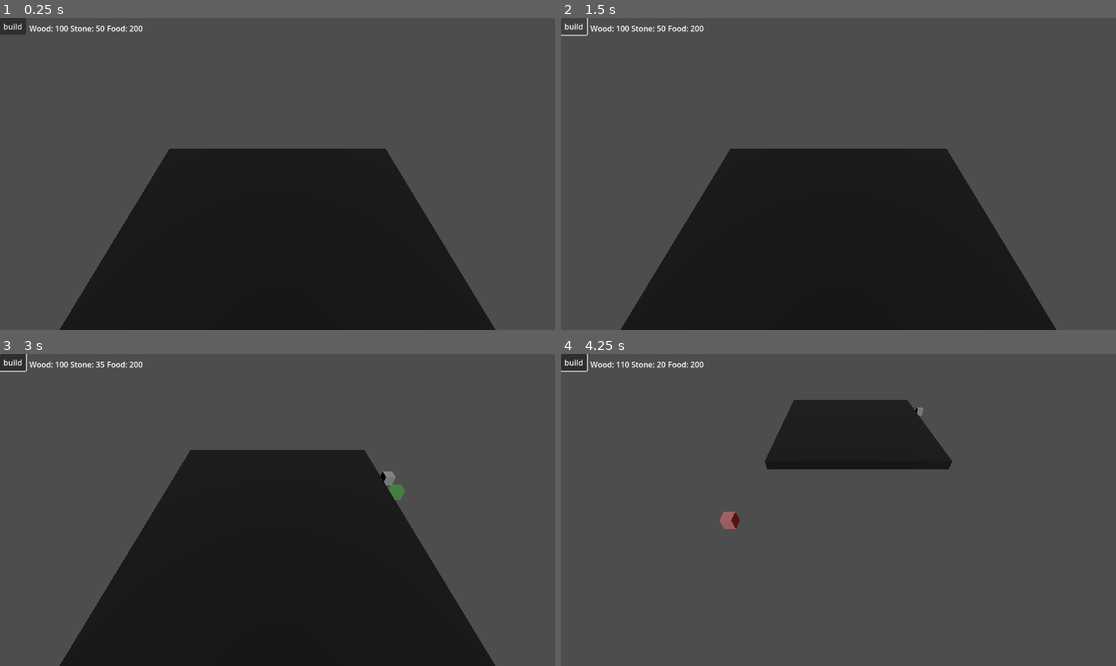
Above: before the commit, frames 1-4 (two rows, left to right).
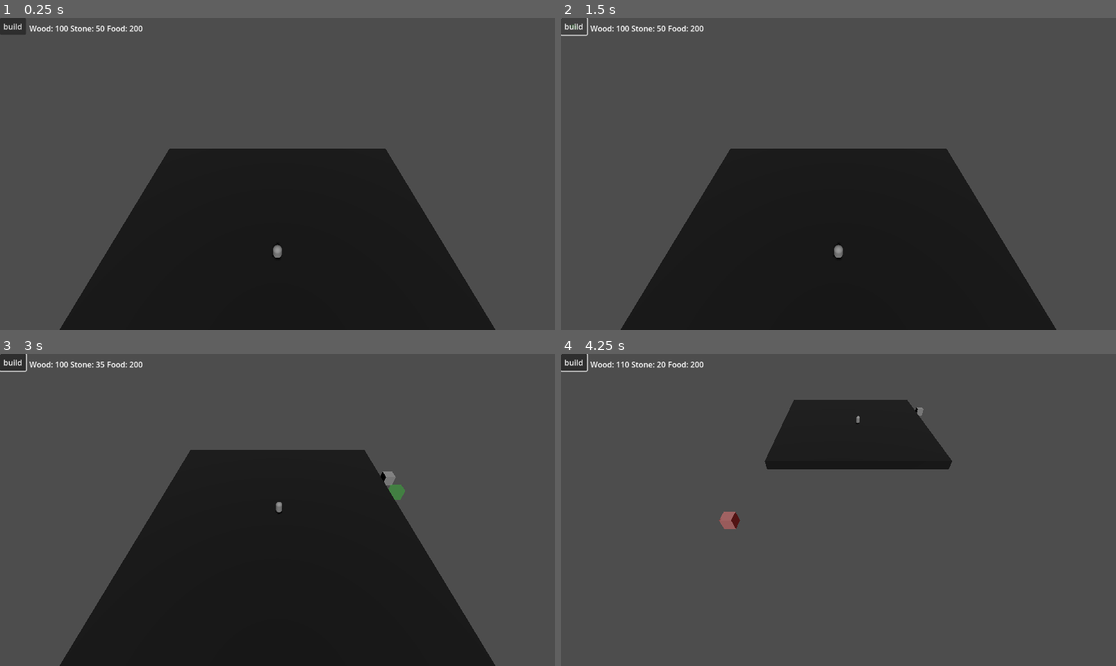
Above: after the commit, the same moments.

Repository: Erpurr/Settlers
Game: Godot game, scene res://scenes/Main.tscn
The game is run twice, just before and just after one commit, with the same random seed, the same clock (stepped at 60 frames per second) and the same inputs.
Inputs (mouse positions are in pixels of both pictures, inside the frame that each line leads up to):
- Up to frame 1 (0.25 s): no input
- Up to frame 2 (1.5 s): click "build" at 0.5 s; click "build" at 1.25 s
- Up to frame 3 (3 s): click "build" at 2 s; tap Enter (ui_accept) at 2.75 s; move the mouse to (399, 494) at 2.77 s; hold S (camera_down) from 2.78 s (still down); click (399, 494) at 2.92 s
- Up to frame 4 (4.25 s): tap Enter (ui_accept) at 3.02, 3.77 s; move the mouse to (727, 525) at 3.52 s; release S (camera_down) at 3.53 s; tap A (camera_left) at 3.6 s; click (727, 525) at 3.67 s

The runs differ from the first frame. In frame 1, less than 0.1% of the frame differs, in the area x 49-51%, y 72-77%; in frame 2, less than 0.1%; in frame 3, less than 0.1%; in frame 4, less than 0.1%.

Commit message:
Worker kominn og task system
Worker kominn og tilbúinn

Task system ætti að vera til. Á eftir að implementa það í worker, þannig að þetta ætti"theoretically" að virka

Diff:
--- a/Game/scenes/Main.tscn
+++ b/Game/scenes/Main.tscn
@@ -1,18 +1,11 @@
-[gd_scene load_steps=9 format=3 uid="uid://cxs8vk71h5okf"]
+[gd_scene load_steps=12 format=3 uid="uid://cxs8vk71h5okf"]
 
 [ext_resource type="Script" uid="uid://uj6xf3xnwt6f" path="res://scripts/camera.gd" id="1_elqb8"]
+[ext_resource type="Script" uid="uid://booeu6x5j1dsa" path="res://scripts/main.gd" id="1_vcsgt"]
+[ext_resource type="PackedScene" uid="uid://wis02p1a8p16" path="res://scenes/worker.tscn" id="2_c01mt"]
 [ext_resource type="Script" uid="uid://c6dfxeql122p3" path="res://scripts/BuildingPlacer.gd" id="2_rvslj"]
 [ext_resource type="PackedScene" uid="uid://eedvdhb8ruco" path="res://scenes/buildings/house.tscn" id="3_0bbpv"]
 [ext_resource type="Script" uid="uid://dhml4t0wmfuxd" path="res://scripts/ui/HUD.gd" id="4_vcsgt"]
-
-[sub_resource type="WorldBoundaryShape3D" id="WorldBoundaryShape3D_0bbpv"]
-
-[sub_resource type="StandardMaterial3D" id="StandardMaterial3D_0bbpv"]
-albedo_color = Color(0, 0, 0, 1)
-
-[sub_resource type="BoxMesh" id="BoxMesh_ig7tw"]
-material = SubResource("StandardMaterial3D_0bbpv")
-size = Vector3(40, 2, 40)
 
 [sub_resource type="GDScript" id="GDScript_0bbpv"]
 script/source = "extends Button
@@ -28,16 +21,23 @@
 	pass
 "
 
-[node name="Main" type="Node"]
+[sub_resource type="NavigationMesh" id="NavigationMesh_rarhs"]
+vertices = PackedVector3Array(-19.5, 0.5, -19.5, -19.5, 0.5, 19.5, 19.5, 0.5, 19.5, 19.5, 0.5, -19.5)
+polygons = [PackedInt32Array(3, 2, 0), PackedInt32Array(0, 2, 1)]
 
-[node name="Ground" type="StaticBody3D" parent="."]
-transform = Transform3D(1, 0, 0, 0, 1, 0, 0, 0, 1, 0, -1, 0)
+[sub_resource type="WorldBoundaryShape3D" id="WorldBoundaryShape3D_0bbpv"]
 
-[node name="CollisionShape3D" type="CollisionShape3D" parent="Ground"]
-shape = SubResource("WorldBoundaryShape3D_0bbpv")
+[sub_resource type="StandardMaterial3D" id="StandardMaterial3D_0bbpv"]
+albedo_color = Color(0, 0, 0, 1)
 
-[node name="MeshInstance3D" type="MeshInstance3D" parent="Ground"]
-mesh = SubResource("BoxMesh_ig7tw")
+[sub_resource type="BoxMesh" id="BoxMesh_ig7tw"]
+material = SubResource("StandardMaterial3D_0bbpv")
+size = Vector3(40, 2, 40)
+
+[node name="Main" type="Node3D" node_paths=PackedStringArray("camera")]
+script = ExtResource("1_vcsgt")
+worker_scene = ExtResource("2_c01mt")
+camera = NodePath("CameraRig/Elevation/Camera3D")
 
 [node name="DirectionalLight3D" type="DirectionalLight3D" parent="."]
 transform = Transform3D(-0.991241, -0.132066, -1.35019e-07, 0.083741, -0.628529, 0.773265, -0.102122, 0.766492, 0.634083, 6.78881, 9.74541, 22.8176)
@@ -51,6 +51,7 @@
 
 [node name="Camera3D" type="Camera3D" parent="CameraRig/Elevation"]
 transform = Transform3D(1, 0, 0, 0, 0.707107, 0.707107, 0, -0.707107, 0.707107, 0, 5, 10)
+current = true
 
 [node name="BuildingPlacer" type="Node3D" parent="." node_paths=PackedStringArray("camera")]
 script = ExtResource("2_rvslj")
@@ -82,4 +83,16 @@
 [node name="FoodLabel" type="Label" parent="HUD/HBoxContainer"]
 layout_mode = 2
 
+[node name="NavigationRegion3D" type="NavigationRegion3D" parent="."]
+navigation_mesh = SubResource("NavigationMesh_rarhs")
+
+[node name="Ground" type="StaticBody3D" parent="NavigationRegion3D"]
+transform = Transform3D(1, 0, 0, 0, 1, 0, 0, 0, 1, 0, -1, 0)
+
+[node name="CollisionShape3D" type="CollisionShape3D" parent="NavigationRegion3D/Ground"]
+shape = SubResource("WorldBoundaryShape3D_0bbpv")
+
+[node name="MeshInstance3D" type="MeshInstance3D" parent="NavigationRegion3D/Ground"]
+mesh = SubResource("BoxMesh_ig7tw")
+
 [connection signal="pressed" from="HUD/BuildButton" to="BuildingPlacer" method="_on_build_button_pressed"]
--- /dev/null
+++ b/Game/scenes/worker.tscn
@@ -0,0 +1,20 @@
+[gd_scene load_steps=4 format=3 uid="uid://wis02p1a8p16"]
+
+[ext_resource type="Script" uid="uid://irfk24atbs5r" path="res://scripts/worker.gd" id="1_mj6w4"]
+
+[sub_resource type="CapsuleMesh" id="CapsuleMesh_ddj3k"]
+
+[sub_resource type="CapsuleShape3D" id="CapsuleShape3D_mj6w4"]
+height = 1.99713
+
+[node name="Worker" type="CharacterBody3D"]
+script = ExtResource("1_mj6w4")
+
+[node name="MeshInstance3D" type="MeshInstance3D" parent="."]
+mesh = SubResource("CapsuleMesh_ddj3k")
+
+[node name="CollisionShape3D" type="CollisionShape3D" parent="."]
+shape = SubResource("CapsuleShape3D_mj6w4")
+
+[node name="NavigationAgent3D" type="NavigationAgent3D" parent="."]
+avoidance_enabled = true
--- /dev/null
+++ b/Game/scripts/main.gd
@@ -0,0 +1,38 @@
+extends Node3D
+
+@export var worker_scene: PackedScene
+@export var camera: Camera3D
+
+var _worker: CharacterBody3D = null
+"res://scenes/worker.tscn"
+func _ready() -> void:
+
+	_worker = worker_scene.instantiate()
+	add_child(_worker)
+	_worker.global_position = Vector3(0, 1, 0)
+
+func _unhandled_input(event: InputEvent) -> void:
+	if _worker == null:
+		return
+
+	if event is InputEventMouseButton:
+		var mb := event as InputEventMouseButton
+		if mb.button_index == MOUSE_BUTTON_LEFT and mb.pressed:
+			var target := _raycast_to_ground(mb.position)
+			if target != Vector3.ZERO:
+				_worker.move_to(target, func():
+					print("Arrived!")
+				)
+func _raycast_to_ground(mouse_pos: Vector2) -> Vector3:
+	var ray_origin := camera.project_ray_origin(mouse_pos)
+	var ray_dir := camera.project_ray_normal(mouse_pos)
+
+	#
+	if abs(ray_dir.y) < 0.001:
+		return Vector3.ZERO
+	var t := -ray_origin.y / ray_dir.y
+	# Ef groundið er fyrir aftan myndavélina
+	if t < 0:
+		return Vector3.ZERO
+
+	return ray_origin + ray_dir * t
--- /dev/null
+++ b/Game/scripts/task.gd
@@ -0,0 +1,28 @@
+extends Node
+
+class_name Task
+
+enum Type {
+	GATHER_WOOD,
+	GATHER_STONE,
+	GATHER_FOOD,
+	DELIVER,
+	BUILD
+}
+
+var type: Type
+var target_position: Vector3
+var target_node: Node = null # resourcið/húsið sem er targetað/valið
+var on_complete: Callable = Callable() # Kallað þegar worker er búinn með taskið
+
+func _init(
+	_type: Type,
+	_position: Vector3,
+	_target: Node = null,
+	_on_complete: Callable = Callable()
+) -> void:
+
+	type = _type
+	target_position = _position
+	target_node = _target
+	on_complete = _on_complete
--- /dev/null
+++ b/Game/scripts/taskManager.gd
@@ -0,0 +1,23 @@
+extends Node
+
+signal task_added(task: Task)
+
+var _queue: Array[Task] = []
+
+func post_task(task: Task) -> void:
+	_queue.append(task)
+	emit_signal("task_added", task)
+	print("Task posted:", Task.Type.keys()[task.type])
+
+func request_task() -> Task:
+	if _queue.is_empty():
+		return null
+	return _queue.pop_front()
+
+func has_tasks() -> bool:
+	return not _queue.is_empty()
+
+func get_queue_size() -> int:
+	return _queue.size()
+
+# -------- Meira? ---------
--- /dev/null
+++ b/Game/scripts/worker.gd
@@ -0,0 +1,55 @@
+extends CharacterBody3D
+
+enum State {
+	IDLE,
+	MOVING
+}
+
+var state: State = State.IDLE
+
+@export var move_speed: float = 4.0
+@export var arrival_distance: float = 0.5
+
+@onready var nav_agent: NavigationAgent3D = $NavigationAgent3D
+
+var _on_arrived: Callable
+
+func _ready() -> void:
+	# Vandamál með að worker myndi ekki hreyfast lagað með því að leyfa NavigationServernum að loadast alveg
+	await get_tree().process_frame
+	nav_agent.velocity_computed.connect(_on_velocity_computed)
+
+func _physics_process(delta: float) -> void:
+
+	match state:
+		State.IDLE:
+			pass
+		State.MOVING:
+			_handle_movement()
+
+func move_to(target_pos: Vector3, on_arrived: Callable = Callable()) -> void:
+
+	nav_agent.target_position = target_pos
+	_on_arrived = on_arrived
+	state = State.MOVING
+
+func _handle_movement() -> void:
+	if nav_agent.is_navigation_finished():
+		_arrive()
+		return
+
+	var next_pos := nav_agent.get_next_path_position()
+	var direction := (next_pos - global_position).normalized()
+	nav_agent.velocity = Vector3(direction.x, 0.0, direction.z) * move_speed
+
+func _on_velocity_computed(safe_velocity: Vector3) -> void:
+	velocity.x = safe_velocity.x
+	velocity.z = safe_velocity.z
+	move_and_slide()
+
+func _arrive() -> void:
+	velocity = Vector3.ZERO
+	state = State.IDLE
+	if _on_arrived.is_valid():
+		_on_arrived.call()
+		_on_arrived = Callable() # Cleara
Not shown, added: Game/scripts/main.gd.uid
Not shown, added: Game/scripts/task.gd.uid
Not shown, added: Game/scripts/taskManager.gd.uid
Not shown, added: Game/scripts/worker.gd.uid
